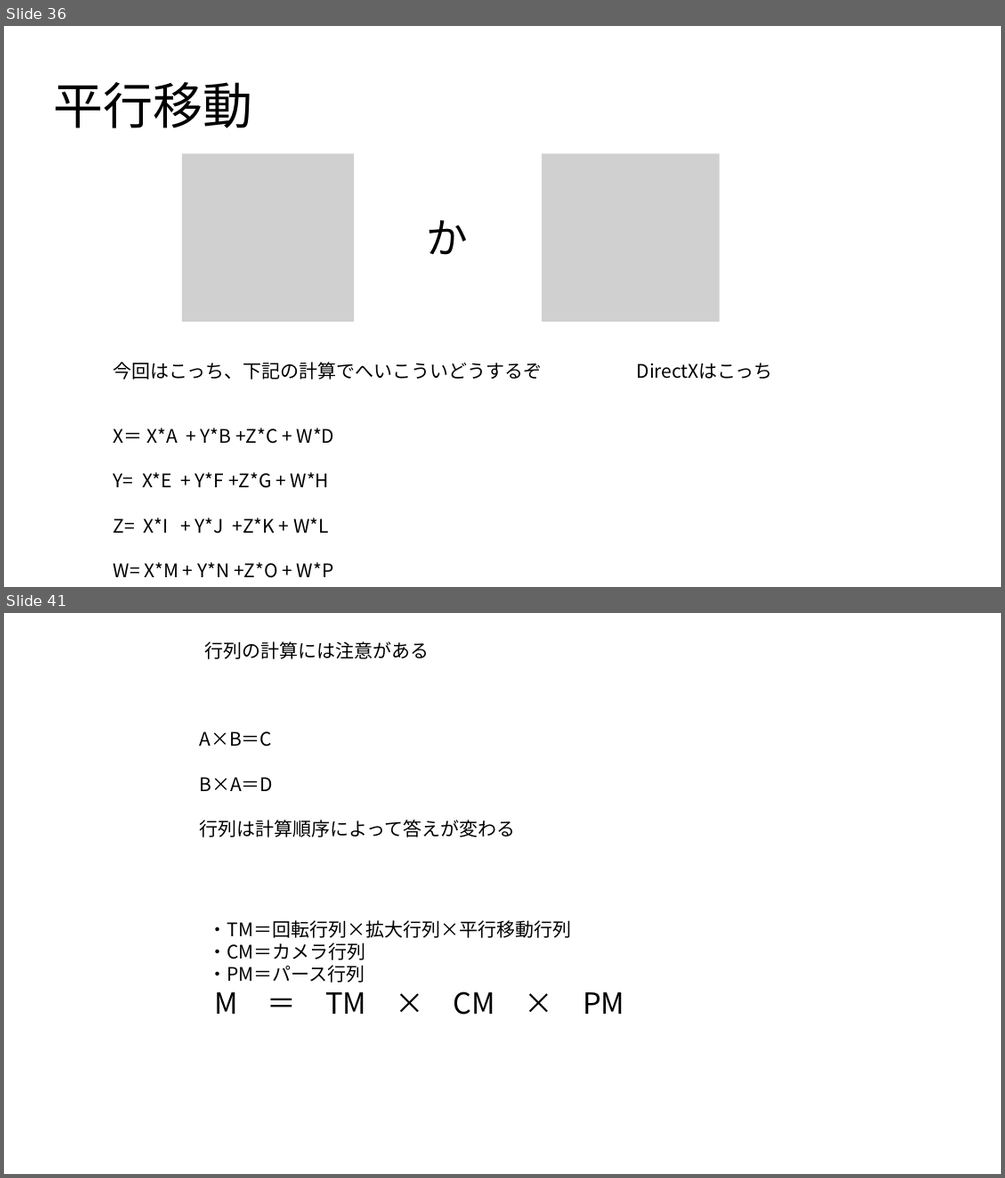
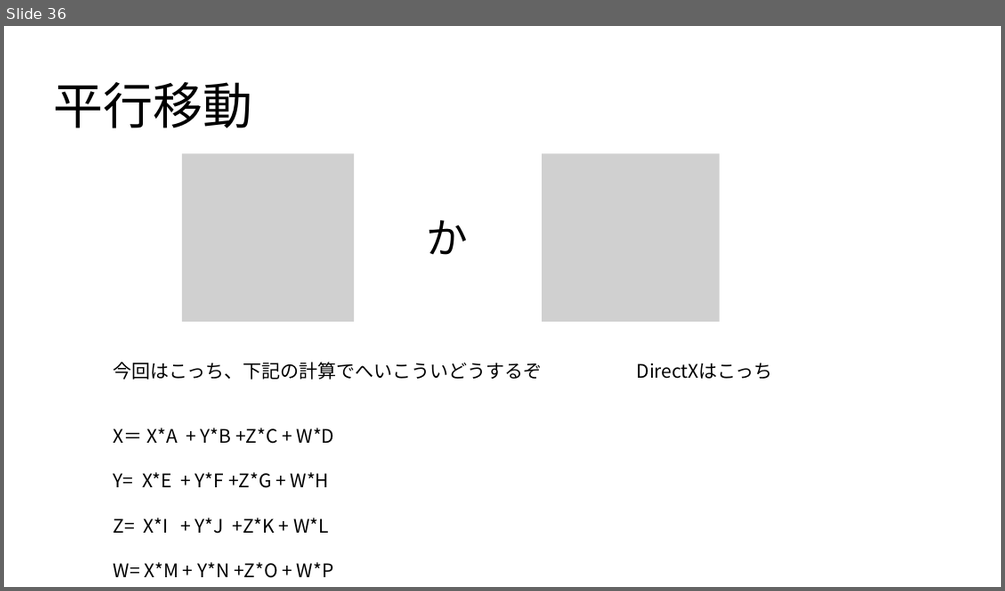
Before and after one commit to UMA729/MySchoolDatas, a slide deck: ゲ数Ⅱ/ゲーム数学.pptx. Shown one above the other, each under a label of ours: slides 36 and 41 before the commit, slide 36 after it; the slides between them are not shown. The pictures are 1005x1178 and 1005x591 pixels, drawn with LibreOffice and Linux fonts; fonts in the diff are those of the drawing; grey boxes stand for pictures. Boxes give left, top, right and bottom in pixels: in the first picture for what was removed or moved away, otherwise in the second. Text is boxed around its words. In the diff, an @@ line names an element or a change of style, - is before the commit and + after.

```diff
--- a/ゲ数Ⅱ/ゲーム数学.pptx
+++ b/ゲ数Ⅱ/ゲーム数学.pptx
@@ slide 41 removed at (4,613,1001,1174), background #FFFFFF @@
@@ text removed at (204,641,429,659) @@
-行列の計算には注意がある
@@ text removed at (199,731,515,837) @@
-A×B＝C
-B×A＝D
-行列は計算順序によって答えが変わる
@@ text removed at (208,920,624,1014) @@
-・TM＝回転行列×拡大行列×平行移動行列
-・CM＝カメラ行列
-・PM＝パース行列
-M ＝ TM × CM × PM
```
Also in this commit, not shown: 1 slide changed, 10 other slides removed, 44 other files.
